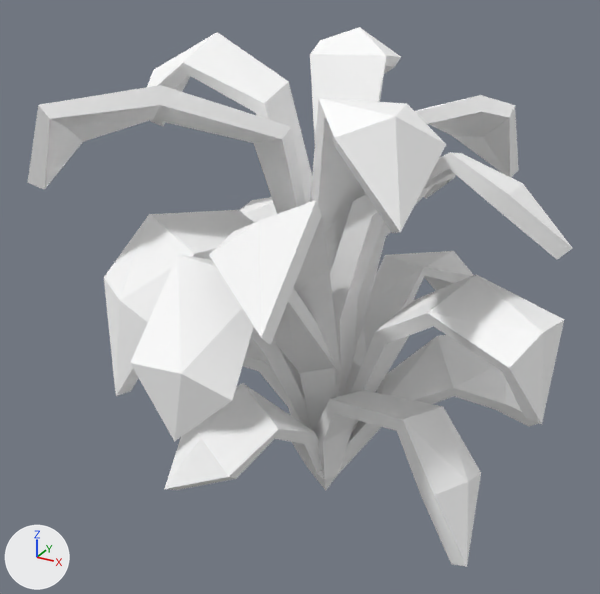
The glTF model public/siege/scifi/nature_SM_Plant_06.gltf: old version first, new version second.
Before and after are seen from a 50 mm lens placed at (0.779, -1.54, 1.241), pointed at (-0.042, -0.048, 0.495). The lights are fixed; the arrows at lower left show +X, +Y and +Z. The older version comes first. Where no turn or scale is listed for an object, it has been applied to the vertices.

The older version as bpy lines, for what is in view:
```python
mat_lambert2 = bpy.data.materials.new('lambert2')
mat_lambert2.use_nodes = True; mat_lambert2.node_tree.nodes.clear()
_N = mat_lambert2.node_tree.nodes; _L = mat_lambert2.node_tree.links
n0 = _N.new('ShaderNodeBsdfPrincipled'); n0.name = 'Principled BSDF'
n0.inputs[2].default_value = 1.0  # 'Roughness'
n1 = _N.new('ShaderNodeOutputMaterial'); n1.name = 'Material Output'
n2 = _N.new('ShaderNodeVertexColor'); n2.name = 'Color Attribute'
_L.new(n0.outputs[0], n1.inputs[0])  # 'BSDF' to 'Surface'
_L.new(n2.outputs[0], n0.inputs[0])  # 'Color' to 'Base Color'
me_mesh = bpy.data.meshes.new('Mesh')
me_mesh.from_pydata(...)  # 424 vertices, 832 faces; spans x -0.53..0.523, y -0.568..0.506, z -0.059..1.03
me_mesh.materials.append(mat_lambert2)
ob_sm_plant_06 = bpy.data.objects.new('SM_Plant_06', me_mesh)
ob_sm_plant_06.location = (0.0, 0.0, 0.0)
```
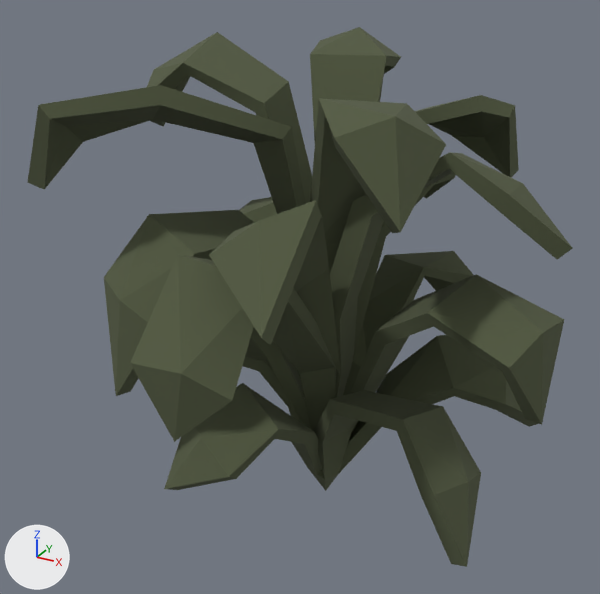
Edits to the bpy script that builds the scene:
```text
Add img_polygonnature_04:
    img_polygonnature_04 = load_image('PolygonNature_04', 'PolygonNature_04.webp', 512, 512, 'sRGB')
Change mat_lambert2:
    add n3 = _N.new('ShaderNodeMix'); n3.name = 'Mix'
    add n3.data_type = 'RGBA'
    add n3.blend_type = 'MULTIPLY'
    add n3.inputs[0].default_value = 1.0  # 'Factor'
    add n4 = _N.new('ShaderNodeTexImage'); n4.name = 'Image Texture'
    add n4.image = img_polygonnature_04
    where n2 = _N.new('ShaderNodeVertexColor'); n2.name = 'Color Attribute'
    where n0 = _N.new('ShaderNodeBsdfPrincipled'); n0.name = 'Principled BSDF'
    remove _L.new(n2.outputs[0], n0.inputs[0])  # 'Color' to 'Base Color'
    add _L.new(n3.outputs[2], n0.inputs[0])  # 'Result' to 'Base Color'
    add _L.new(n2.outputs[0], n3.inputs[7])  # 'Color' to 'B'
    add _L.new(n4.outputs[0], n3.inputs[6])  # 'Color' to 'A'
```

Location of each change, [x1, y1, x2, y2] in pixels of the pictures (600 x 594 px):
'SM_Plant_06', surface changed (white to green)
    both: [27, 27, 573, 567]
